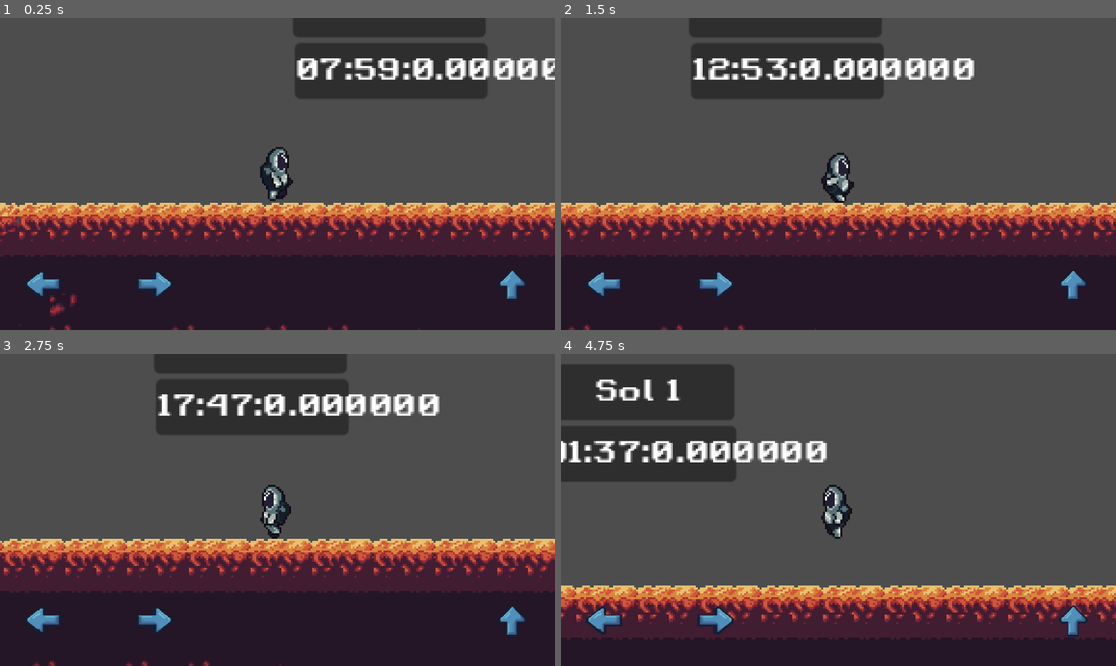
Above: before the commit, frames 1-4 (two rows, left to right).
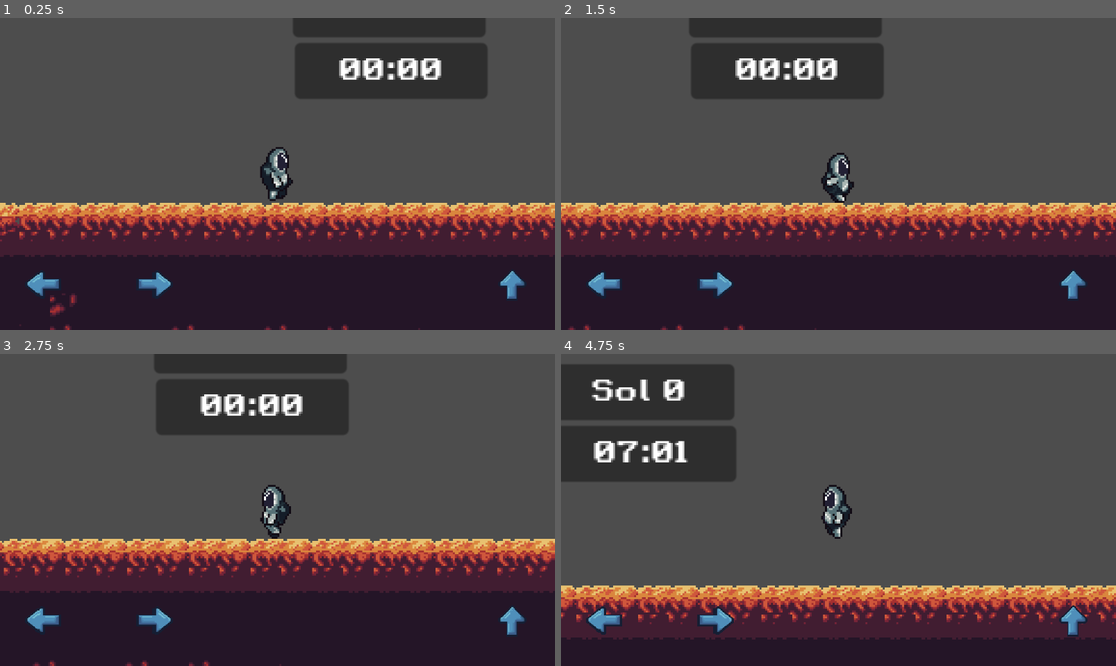
Above: after the commit, the same moments.

Repository: Pacsss/SANSINUKOB
Game: Godot game, scene res://scenes/screen.tscn
The game is run twice, just before and just after one commit, with the same random seed, the same clock (stepped at 60 frames per second) and the same inputs.
Inputs:
- Up to frame 1 (0.25 s): no input
- Up to frame 2 (1.5 s): hold D (right) from 0.53 s (still down); tap Space (jump) at 0.77 s
- Up to frame 3 (2.75 s): tap Space (jump) at 1.52 s; release D (right) at 2.03 s; hold A (left) from 2.03 s (still down)
- Up to frame 4 (4.75 s): release A (left) at 2.78 s; hold D (right) 2.78-4.28 s; tap Space (jump) at 3.02, 3.77, 4.52 s; hold A (left) from 4.28 s (still down)

The runs differ from the first frame. In frame 1, 2.5% of the frame differs, in the area x 53-100%, y 12-20%; in frame 2, 2.7%, in the area x 23-75%, y 12-20%; in frame 3, 2.7%; in frame 4, 2.7%.

Commit message:
time speed fixed

Diff:
--- a/project.godot
+++ b/project.godot
@@ -17,9 +17,9 @@
 
 [autoload]
 
+GameManager="*res://scripts/systems/GameManager.gd"
 GameTimer="*res://scripts/systems/GameTimer.gd"
 Survival="*res://scripts/systems/survival.gd"
-GameManager="*res://scripts/systems/GameManager.gd"
 
 [input]
 
--- a/scenes/days.tscn
+++ b/scenes/days.tscn
@@ -60,6 +60,6 @@
 [node name="TimeLabel" type="Label" parent="TimePanel/MarginContainer"]
 layout_mode = 2
 theme_override_fonts/font = ExtResource("1_qbtf5")
-text = "00:00:00"
+text = "00:00"
 horizontal_alignment = 1
 vertical_alignment = 1
--- a/scripts/systems/GameTimer.gd
+++ b/scripts/systems/GameTimer.gd
@@ -2,30 +2,31 @@
 
 const MINUTES_PER_SOL: int = 24 * 61
 const MINUTES_PER_HOUR: int = 61
-const SECONDS_PER_MINUTE: float = 61.00
 const GAME_MINUTE_DURATION: float = TAU / MINUTES_PER_SOL
 
-var game_speed: float = 0.1
+var game_speed: float = 0.001  # Increased default to 1.0 for more visible movement; adjust as needed
 
 var initial_sol: int = 0
 var initial_hour: int = 7
-var initial_minute: int = 00
-var initial_seconds: float = 00.00
-
+var initial_minute: int = 0  # Fixed: Was 00, but int literals don't need leading zero
 var time: float = 0.0
 var current_minute: int = -1
-var current_seconds: float = -1
 var current_sol: int = 0
 
 signal game_time(time: float)
-signal time_tick(sol: int, hour: int, minute: int, second: float)
+signal time_tick(sol: int, hour: int, minute: int)  # Only whole units—no seconds
 signal time_tick_sol(sol: int)
 
 func _ready() -> void:
 	set_initial_time()
+	recalculate_time()  # Added: Force initial tick emission on startup
 
 func _process(delta: float) -> void:
-	time += delta + game_speed * GAME_MINUTE_DURATION
+	# Reverted close to original, but scaled by game_speed for control
+	# This advances ~1 real second worth of game time per real second when game_speed=1.0
+	time += delta * game_speed + game_speed * GAME_MINUTE_DURATION
+	print("Time advanced by: ", delta * game_speed + game_speed * GAME_MINUTE_DURATION)  # Optional debug
+
 	game_time.emit()
 
 	recalculate_time()
@@ -34,6 +35,7 @@
 	var initial_total_minutes = initial_sol * MINUTES_PER_SOL + (initial_hour * MINUTES_PER_HOUR) + initial_minute
 
 	time = initial_total_minutes * GAME_MINUTE_DURATION
+	print("Initial time set to: ", time)  # Optional debug
 
 func recalculate_time() -> void:
 	var total_minutes: int = int(time / GAME_MINUTE_DURATION)
@@ -41,12 +43,13 @@
 	var current_sol_minutes: int = total_minutes % MINUTES_PER_SOL
 	var hour: int = int(current_sol_minutes / MINUTES_PER_HOUR)
 	var minute: int = int(current_sol_minutes % MINUTES_PER_HOUR)
-	var second: float = float(current_sol_minutes % MINUTES_PER_HOUR / 60)
 
 	if current_minute != minute:
 		current_minute = minute
-		time_tick.emit(sol, hour, minute, second)
+		time_tick.emit(sol, hour, minute)
+		print("Tick: Sol=", sol, " Hour=", hour, " Minute=", minute)  # l debug—remove after testingOptiona
 
 	if current_sol != sol:
 		current_sol = sol
 		time_tick_sol.emit(sol)
+		print("Sol changed to: ", sol)  # Optional debug
--- a/scripts/systems/days.gd
+++ b/scripts/systems/days.gd
@@ -3,11 +3,11 @@
 @onready var sol_label: Label = $DayPanel/MarginContainer/SolLabel
 @onready var time_label: Label = $TimePanel/MarginContainer/TimeLabel
 
-@export var normal_speed = 2
+@export var normal_speed = 0.1
 
 func _ready() -> void:
 	GameTimer.time_tick.connect(on_time_tick)
 
-func on_time_tick(sol: int, hour: int, minute: int, second: float) -> void:
+func on_time_tick(sol: int, hour: int, minute: int) -> void:
 	sol_label.text = "Sol " + str(sol)
-	time_label.text = "%02d:%02d:%02f" % [hour, minute, second]
+	time_label.text = "%02d:%02d" % [hour, minute]
